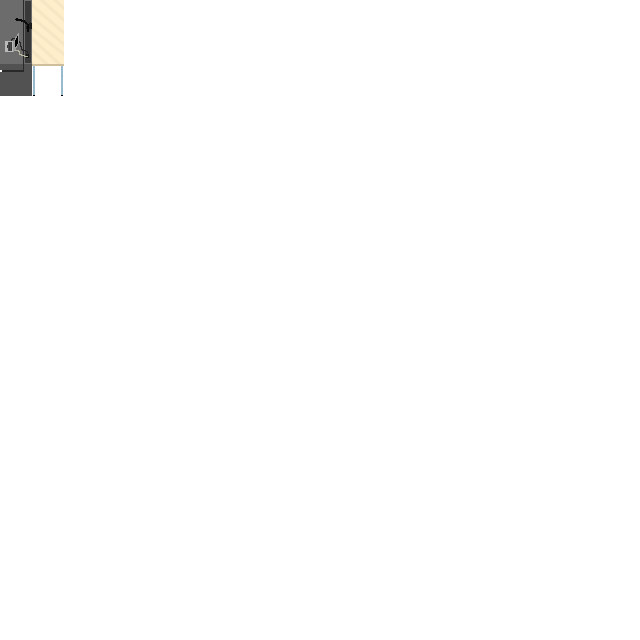
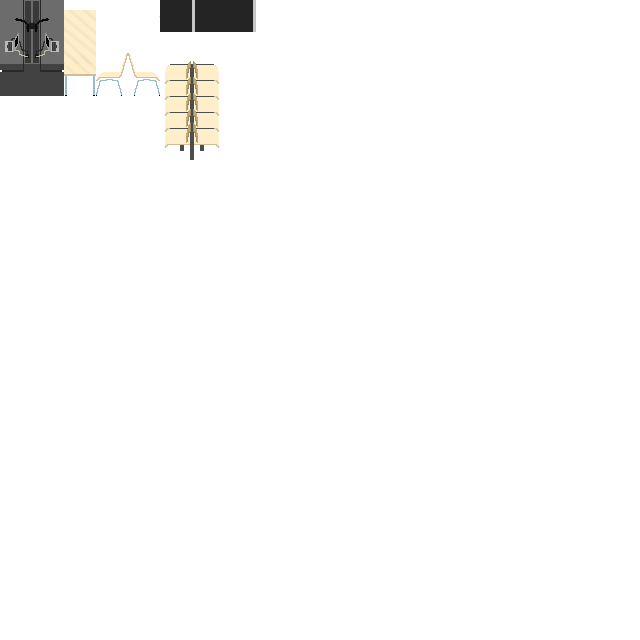
Layer changes from the first 640×640 image to the second:
added layer "Eingefügte Ebene" above "Hintergrund" over (200, 145, 204, 151)
painted on "Hintergrund" over (0, 0, 256, 160)
